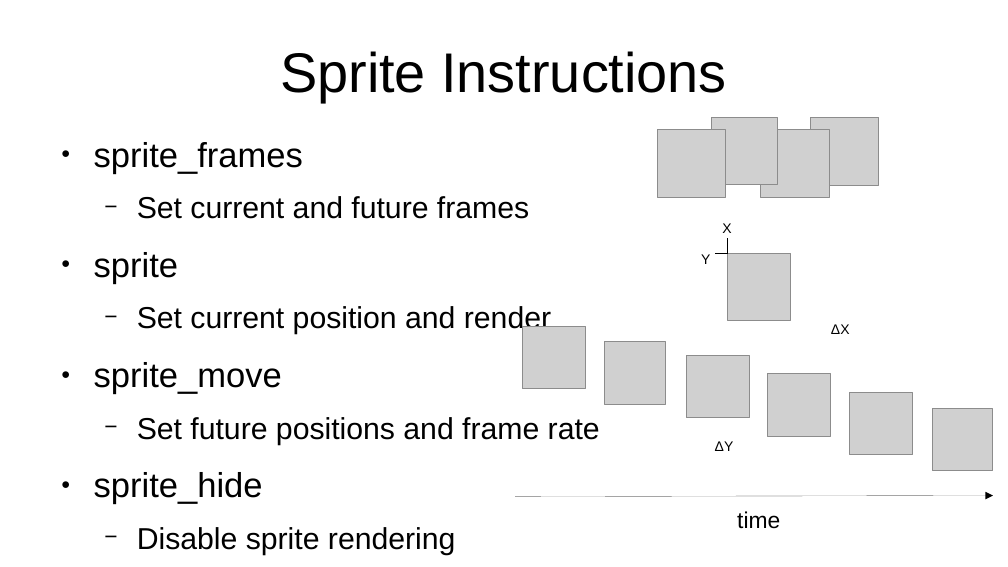
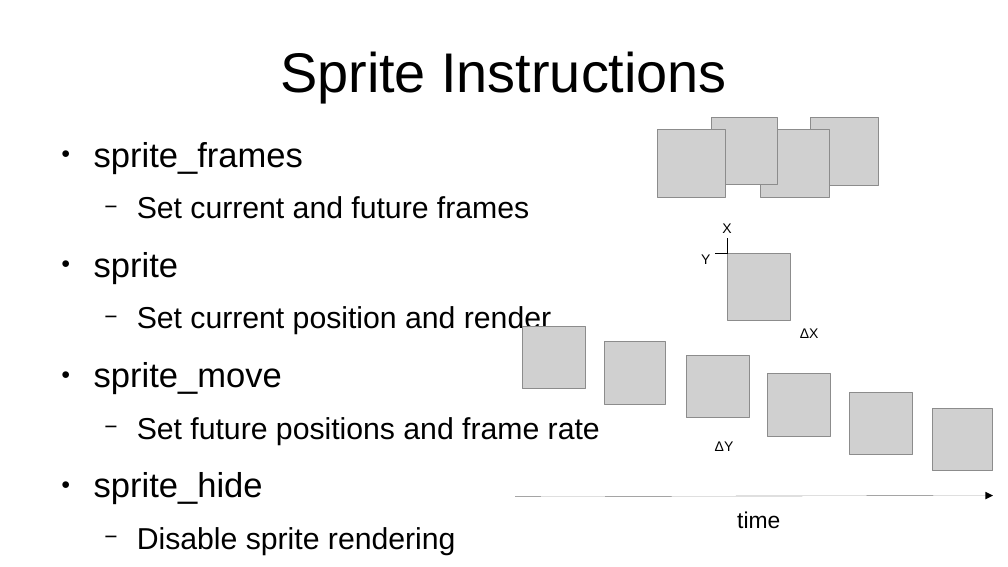
Before and after one commit to SlithyMatt/x16-xci, a slide deck: slide 2 of slides/XCI_sprite_animation.odp. Drawn at 1008x567 pixels with LibreOffice and Linux fonts; fonts in the diff are those of the drawing; grey boxes stand for pictures. Boxes give left, top, right and bottom in pixels: in the first picture for what was removed or moved away, otherwise in the second. Text is boxed around its words. In the diff, an @@ line names an element or a change of style, - is before the commit and + after.

Commit message:
Fixes to slide formatting

```diff
--- a/slides/XCI_sprite_animation.odp
+++ b/slides/XCI_sprite_animation.odp
@@ text "ΔX": place and size @@
-text "ΔX" at bbox=[831, 324, 850, 334]
+text "ΔX" at bbox=[800, 328, 819, 338]
```
